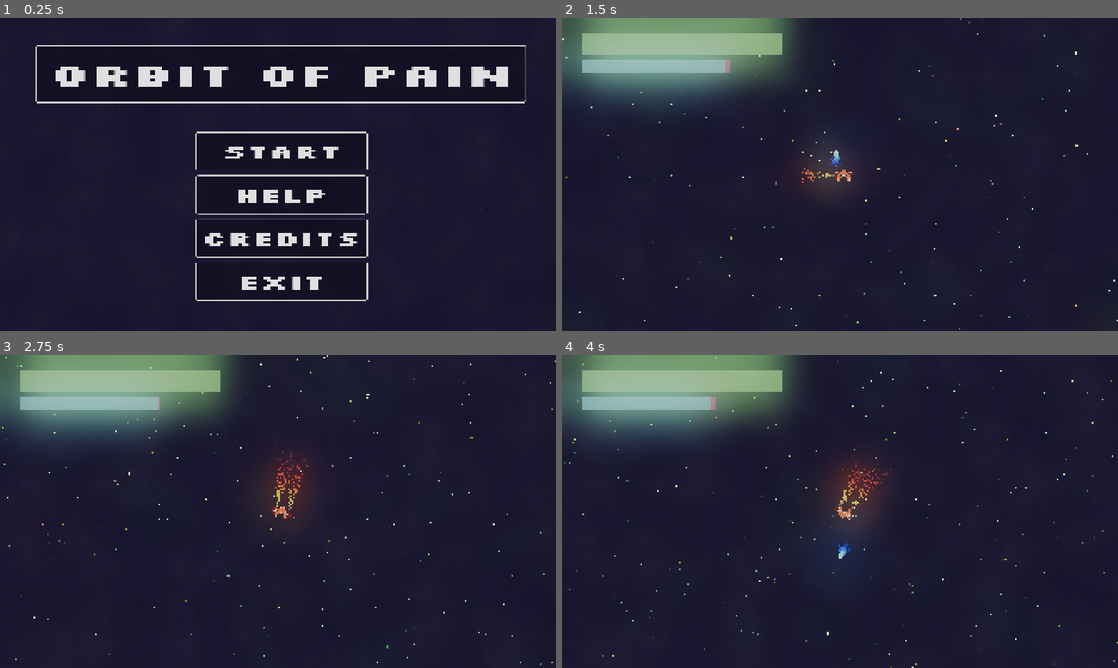
Above: before the commit, frames 1-4 (two rows, left to right).
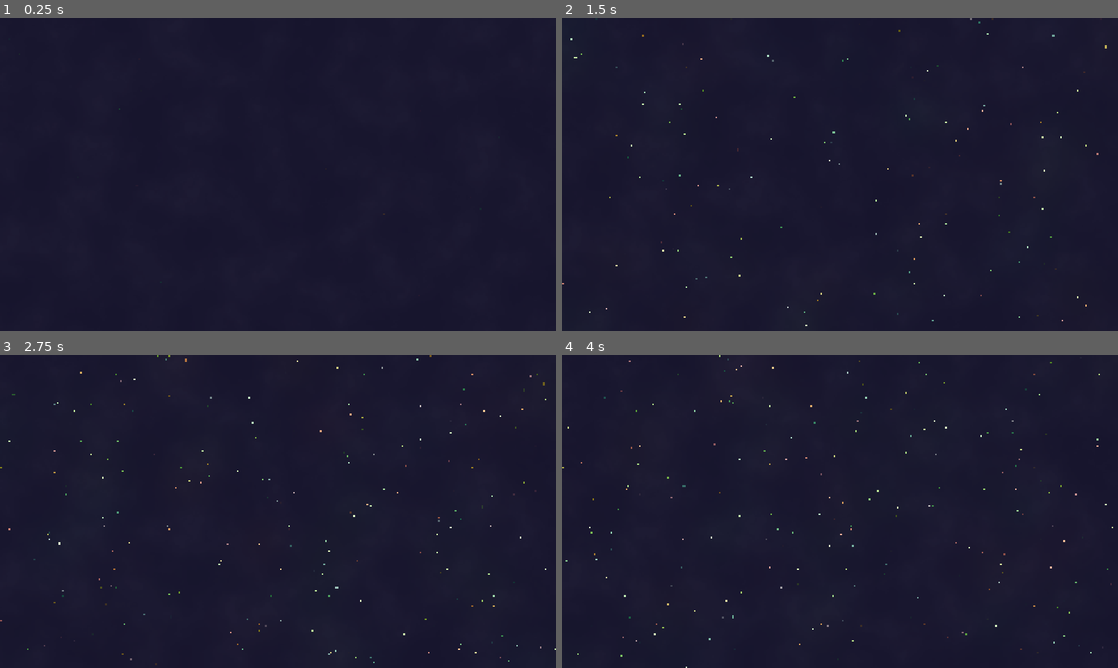
Above: after the commit, the same moments.

Repository: Lunix-420/OrbitOfPain
Game: Godot game, scene res://scenes/world/World.tscn
The game is run twice, just before and just after one commit, with the same random seed, the same clock (stepped at 60 frames per second) and the same inputs. Sound files missing from this copy of the repository are replaced by a short silence.
Inputs (mouse positions are in pixels of both pictures, inside the frame that each line leads up to):
- Up to frame 1 (0.25 s): no input
- Up to frame 2 (1.5 s): click (845, 149) at 0.5 s, where only the run before the commit has a clickable "START"; hold D (move_right) from 1.28 s (still down); tap Space (action_shoot) at 1.35 s
- Up to frame 3 (2.75 s): release D (move_right) at 2.03 s; hold S (move_backwards) from 2.03 s (still down); tap E (move_turn_ccw) at 2.1 s
- Up to frame 4 (4 s): release S (move_backwards) at 2.78 s; hold D (move_right) 2.78-3.53 s; hold Q (move_turn_cw) 2.78-3.53 s; hold W (move_forward) from 3.53 s (still down); tap Space (action_shoot) at 3.6 s

The runs differ from the first frame. In frame 1, 6.5% of the frame differs, in the area x 6-95%, y 8-91%; in frame 2, 12%; in frame 3, 12%; in frame 4, 13%, in the area x 0-100%, y 0-100%.

Commit message:
feat: Add UpgradeElement UI

Diff:
--- a/scenes/gui/Menu.tscn
+++ b/scenes/gui/Menu.tscn
@@ -6,6 +6,7 @@
 [ext_resource type="Texture2D" uid="uid://dw0rxjtsnhb35" path="res://images/Goal.png" id="3_b6cxs"]
 [ext_resource type="Texture2D" uid="uid://bnd1x6mph8eai" path="res://images/Control.png" id="4_aaywf"]
 [ext_resource type="Texture2D" uid="uid://b4snlk72n0bsb" path="res://images/Credits.png" id="6_b6cxs"]
+[ext_resource type="PackedScene" uid="uid://dc3paffttkbn7" path="res://scenes/gui/Upgrade.tscn" id="7_tpkl3"]
 
 [sub_resource type="StyleBoxFlat" id="StyleBoxFlat_d1c63"]
 bg_color = Color(0.792317, 0.789104, 0.893934, 0.568627)
@@ -25,6 +26,7 @@
 script = ExtResource("1_jmdev")
 
 [node name="MainMenu" type="Node2D" parent="."]
+visible = false
 
 [node name="Logo" type="Button" parent="MainMenu"]
 offset_left = -1700.0
@@ -294,6 +296,24 @@
 position = Vector2(6, 279)
 scale = Vector2(0.529024, 0.529024)
 texture = ExtResource("6_b6cxs")
+
+[node name="Node2D" type="Node2D" parent="."]
+
+[node name="Upgrade" parent="." instance=ExtResource("7_tpkl3")]
+offset_left = -771.0
+offset_top = 175.0
+offset_right = -771.0
+offset_bottom = 175.0
+title_string = "Title 1"
+text_string = "String 1"
+
+[node name="Upgrade2" parent="." instance=ExtResource("7_tpkl3")]
+offset_left = -763.0
+offset_top = 473.0
+offset_right = -763.0
+offset_bottom = 473.0
+title_string = "String 2"
+text_string = "String 2"
 
 [connection signal="pressed" from="MainMenu/StartButton" to="." method="_on_start_button_pressed"]
 [connection signal="pressed" from="MainMenu/ControlsButton" to="." method="_on_controls_button_pressed"]
Not shown: 1 places in scenes/gui/HealthBar.tscn that only renumber resources
Not shown: 1 places in scenes/gui/Menu.tscn that only renumber resources
